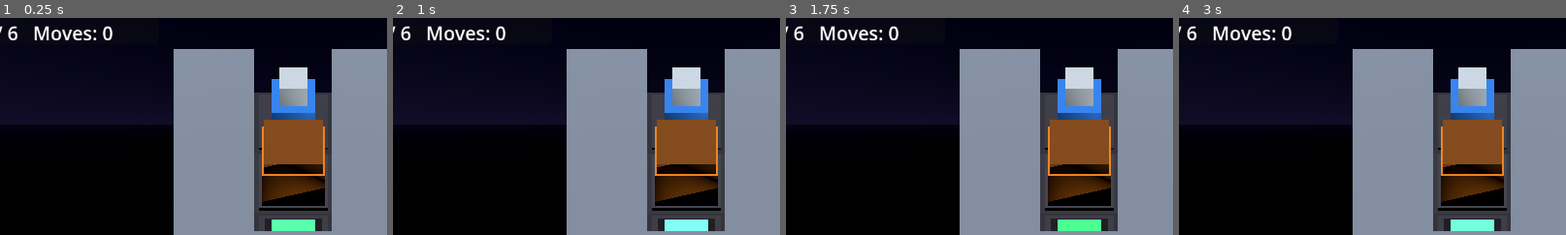
Above: before the commit, frames 1-4 (left to right).
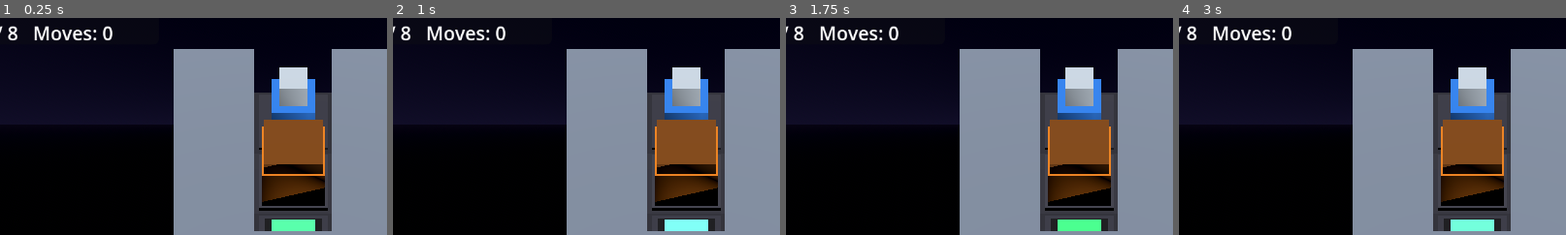
Above: after the commit, the same moments.

Repository: mk76work-design/Antigravity-Games
Game: Godot game, scene res://scenes/Main.tscn
Two runs of this game, one before a commit and one after it. Both use one fixed random seed, a clock stepped at 60 frames per second and the inputs below.
Inputs (mouse positions are % of the whole screen's width and height, from its top left):
- Up to frame 1 (0.25 s): no input
- Up to frame 2 (1 s): tap Enter at 0.5 s; move the mouse to (72, 45) at 0.52 s; hold Right (ui_right) from 0.53 s (still down); hold Shift from 0.53 s (still down); click (72, 45) at 0.67 s
- Up to frame 3 (1.75 s): release Right (ui_right) at 1.25 s; release Shift at 1.25 s; tap Space at 1.25 s; drag from (30, 55) to (45, 70) at 1.27 s
- Up to frame 4 (3 s): tap Enter at 2 s; move the mouse to (60, 28) at 2.02 s; hold Right (ui_right) 2.03-2.75 s; tap Ctrl at 2.1 s; tap Space at 2.75 s; drag from (45, 70) to (20, 35) at 2.77 s
The pictures show only the part of the screen within x 12-62%, y 4-54%; the shares and areas given below are measured in that part.

The runs differ from the first frame. In frame 1, 0.1% of the frame differs, in the area x 2-5%, y 3-11%; in frame 2, 0.1%; in frame 3, 0.1%; in frame 4, 0.1%.

Commit message:
Zero-G Cargo: エレベーター・ポータルギミックを追加
エレベーターとポータルを「2マスをペアで結ぶワープタイル」という共通の
仕組みでCargoBoardに実装した（表示テーマのみ異なる）。プレイヤーが
どちらかのマスに移動すると高さ・距離に関わらずペア先へ即座に転送され、
カーゴはワープタイルへ押し出せない。ASCIIレイアウトでは'E'(エレベー
ター)/'T'(ポータル)をそれぞれちょうど2個配置すると自動でペアになる。
エレベーターを使うLv7、ポータルを使うLv8を追加し、Python製BFSソルバー
にも同じワープ制約を反映して可解性を機械検証した。3D表示側はエレベー
ター(縞ポール+明滅ランプ)とポータル(自転する発光ディスク)の複合プリミ
ティブを追加し、プレイヤーの転送時は縮小→位置差し替え→拡大復元の
瞬間移動演出にした。GUTテストを18/18に拡張（ワープ専用テスト4件を
追加）。合成キーボード入力の統合テストが連続送信で不安定になる現象を
発見したため、`PlayerController._try_move()`の直接呼び出しに切り替えて
全8レベルの通しプレイとXvfbスクリーンショットで確認した。

Co-Authored-By: Claude Sonnet 5 <noreply@anthropic.com>
Claude-Session: https://claude.ai/code/session_01KNvKEFPUKfq7eSjuKoV6AZ

Diff:
--- a/ZeroGCargo/scripts/core/cargo_board.gd
+++ b/ZeroGCargo/scripts/core/cargo_board.gd
@@ -5,11 +5,17 @@
 ## 座標系: Vector2i(x, y) の x=列, y=行。UP は y-1（画面奥/上方向）とする。
 ## 高さ（段差）を持つ床にも対応する: プレイヤーは1段差までなら昇り降りできるが、
 ## カーゴは同じ高さの床同士でしか押し出せない（段差を越えて押せない）。
+## エレベーター/ポータルは「2マスをペアで結ぶワープタイル」として実装する:
+## プレイヤーがどちらかのマスに移動すると、高さ・距離に関わらずもう一方へ即座に転送される
+## （移動先マスへの通常の1段差ルールは適用された上で転送される）。カーゴは通過できない。
 
 const UP := Vector2i(0, -1)
 const DOWN := Vector2i(0, 1)
 const LEFT := Vector2i(-1, 0)
 const RIGHT := Vector2i(1, 0)
+
+const WARP_TYPE_ELEVATOR := "elevator"
+const WARP_TYPE_PORTAL := "portal"
 
 var width: int = 0
 var height: int = 0
@@ -17,15 +23,21 @@
 var targets: Dictionary = {}
 var boxes: Dictionary = {}
 var heights: Dictionary = {}  # Vector2i -> int（未指定マスは高さ0）
+var warps: Dictionary = {}  # Vector2i -> Vector2i（転送先。ペアの両側に相互登録）
+var warp_types: Dictionary = {}  # Vector2i -> String（表示用。WARP_TYPE_*）
 var player: Vector2i = Vector2i.ZERO
 
 
 ## レベルレイアウト（ASCII風文字列配列）からCargoBoardを構築する。
 ## 記号: '#'=壁 '.'=床(高さ0) '@'=プレイヤー初期位置 '$'=カーゴ '*'=目標パッド
 ## '1'〜'9'=床（その数字の高さ）。カーゴ・目標パッド・プレイヤー初期位置は高さ0扱い。
+## 'E'=エレベーターパッド（レベル内にちょうど2個でペアになる）
+## 'T'=ポータルパッド（同様にちょうど2個でペアになる）
 static func from_layout(layout: PackedStringArray) -> CargoBoard:
 	var board := CargoBoard.new()
 	board.height = layout.size()
+	var elevator_positions: Array = []
+	var portal_positions: Array = []
 	for row_index in layout.size():
 		var row: String = layout[row_index]
 		board.width = max(board.width, row.length())
@@ -41,9 +53,27 @@
 					board.boxes[pos] = true
 				"*":
 					board.targets[pos] = true
+				"E":
+					elevator_positions.append(pos)
+				"T":
+					portal_positions.append(pos)
 			if ch.is_valid_int() and ch != "0":
 				board.heights[pos] = ch.to_int()
+	board._link_warp_pair(elevator_positions, WARP_TYPE_ELEVATOR)
+	board._link_warp_pair(portal_positions, WARP_TYPE_PORTAL)
 	return board
+
+
+## 同種のワープ記号がちょうど2個あれば相互に転送先として登録する。
+func _link_warp_pair(positions: Array, warp_type: String) -> void:
+	if positions.size() != 2:
+		return
+	var a: Vector2i = positions[0]
+	var b: Vector2i = positions[1]
+	warps[a] = b
+	warps[b] = a
+	warp_types[a] = warp_type
+	warp_types[b] = warp_type
 
 
 func is_wall(pos: Vector2i) -> bool:
@@ -63,6 +93,19 @@
 	return heights.get(pos, 0)
 
 
+func is_warp(pos: Vector2i) -> bool:
+	return warps.has(pos)
+
+
+func get_warp_positions() -> Array:
+	return warps.keys()
+
+
+## ワープの種別（WARP_TYPE_ELEVATOR / WARP_TYPE_PORTAL）。ワープでなければ空文字列。
+func get_warp_type(pos: Vector2i) -> String:
+	return warp_types.get(pos, "")
+
+
 func get_player_position() -> Vector2i:
 	return player
 
@@ -78,6 +121,7 @@
 ## direction には UP/DOWN/LEFT/RIGHT 定数を渡す。
 ## プレイヤーの移動（カーゴがあれば押し出しを試行）に成功した場合 true を返す。
 ## 壁・盤面外・押し出し不能・段差制約違反の場合は盤面を変更せず false を返す。
+## 移動先がエレベーター/ポータルパッドの場合、移動完了後にペア先へ即座に転送される。
 func move(direction: Vector2i) -> bool:
 	var next_pos: Vector2i = player + direction
 	if is_wall(next_pos):
@@ -87,7 +131,7 @@
 		return false
 	if is_box(next_pos):
 		var box_next_pos: Vector2i = next_pos + direction
-		if is_wall(box_next_pos) or is_box(box_next_pos):
+		if is_wall(box_next_pos) or is_box(box_next_pos) or is_warp(box_next_pos):
 			return false
 		# カーゴは同じ高さの床同士でしか押し出せない（段差を越えて押せない）
 		if get_height(box_next_pos) != get_height(next_pos):
@@ -95,6 +139,8 @@
 		boxes.erase(next_pos)
 		boxes[box_next_pos] = true
 	player = next_pos
+	if is_warp(player):
+		player = warps[player]
 	return true
 
 
--- a/ZeroGCargo/scripts/core/level_data.gd
+++ b/ZeroGCargo/scripts/core/level_data.gd
@@ -5,6 +5,7 @@
 ## 記号の意味:
 ##   '#' 壁 / '.' 床(高さ0) / '@' プレイヤー初期位置 / '$' カーゴ / '*' 目標パッド
 ##   '1'〜'9' 床（その数字の高さ、プレイヤーは1段差まで昇り降り可・カーゴは同じ高さでしか押せない）
+##   'E' エレベーターパッド（レベル内に2個でペア） / 'T' ポータルパッド（同様に2個でペア）
 ##   カーゴが目標パッド上にある初期配置は表現しない（全レベル、カーゴは床上から開始する）
 ## 注意: Godot 4.3には行数の異なるネストした`const Array[PackedStringArray]`リテラルで
 ## メモリ破損を起こすエンジン側の不具合があるため、意図的に`const`ではなく`static var`にしている。
@@ -57,6 +58,24 @@
 		"#.#.*#",
 		"######",
 	],
+	# Lv7: 6x5, カーゴ1個（エレベーターギミック。壁で隔離された部屋へエレベーターで転送される）
+	[
+		"######",
+		"#@.E.#",
+		"######",
+		"#.E$*#",
+		"######",
+	],
+	# Lv8: 7x7, カーゴ2個（ポータルギミック。転送先の部屋で2個のカーゴを押し込む）
+	[
+		"#######",
+		"#@.T..#",
+		"#######",
+		"#.T...#",
+		"#.$.$.#",
+		"#.*.*.#",
+		"#######",
+	],
 ]
 
 
--- a/ZeroGCargo/scripts/nodes/board_view_3d.gd
+++ b/ZeroGCargo/scripts/nodes/board_view_3d.gd
@@ -25,6 +25,12 @@
 const TARGET_PULSE_DURATION := 0.9
 const TARGET_PULSE_MIN_ENERGY := 0.4
 const TARGET_PULSE_MAX_ENERGY := 1.6
+const WARP_PULSE_DURATION := 0.6
+const WARP_PULSE_MIN_ENERGY := 0.6
+const WARP_PULSE_MAX_ENERGY := 2.0
+const PORTAL_SPIN_DURATION := 2.0
+const WARP_TELEPORT_SHRINK_DURATION := 0.1
+const WARP_TELEPORT_GROW_DURATION := 0.14
 
 const COLOR_FLOOR_A := Color(0.22, 0.22, 0.26)
 const COLOR_FLOOR_A_INSET := Color(0.27, 0.27, 0.32)
@@ -36,12 +42,14 @@
 const COLOR_TARGET := Color(0.2, 0.75, 0.4)
 const COLOR_PLAYER := Color(0.2, 0.55, 1.0)
 const COLOR_RISER := Color(0.15, 0.15, 0.19)
+const COLOR_ELEVATOR := Color(1.0, 0.75, 0.1)
+const COLOR_PORTAL := Color(0.7, 0.25, 0.95)
 
 var _static_root: Node3D = null
 var _player_mesh: Node3D = null
 var _player_grid_pos: Vector2i = Vector2i.ZERO
 var _box_meshes: Dictionary = {}  # Vector2i(現在位置) -> Node3D(カーゴのroot)
-var _target_pulse_tweens: Array = []
+var _looping_tweens: Array = []
 
 
 ## レベル読込時に一度だけ呼ぶ。床・壁・目標パッドを含め全て再構築する。
@@ -70,6 +78,9 @@
 	for target_pos in board.get_target_positions():
 		_add_target_marker(board, target_pos)
 
+	for warp_pos in board.get_warp_positions():
+		_add_warp_marker(board, warp_pos)
+
 	for box_pos in board.get_box_positions():
 		var color: Color = COLOR_BOX_ON_TARGET if board.is_target(box_pos) else COLOR_BOX
 		var built: Dictionary = PrimitiveShapes.make_cargo_crate(BOX_SIZE, color)
@@ -90,9 +101,14 @@
 	var new_player_pos: Vector2i = board.get_player_position()
 	if new_player_pos != _player_grid_pos:
 		var delta: Vector2i = new_player_pos - _player_grid_pos
-		_player_mesh.look_at(_player_mesh.global_position + Vector3(delta.x, 0.0, delta.y), Vector3.UP)
+		var is_warp_jump: bool = absi(delta.x) + absi(delta.y) > 1
 		_player_grid_pos = new_player_pos
-		_tween_to(_player_mesh, _grid_to_world(new_player_pos, FLOOR_TOP + _elevation(board, new_player_pos)))
+		var destination: Vector3 = _grid_to_world(new_player_pos, FLOOR_TOP + _elevation(board, new_player_pos))
+		if is_warp_jump:
+			_tween_player_warp(destination)
+		else:
+			_player_mesh.look_at(_player_mesh.global_position + Vector3(delta.x, 0.0, delta.y), Vector3.UP)
+			_tween_to(_player_mesh, destination)
 
 	var new_box_positions: Array = board.get_box_positions()
 	var new_box_set: Dictionary = {}
@@ -125,6 +141,14 @@
 	tween.tween_property(node, "position", target_position, MOVE_TWEEN_DURATION)
 
 
+## エレベーター/ポータルによる転送用: その場で縮小 -> 位置を差し替え -> 拡大復元する「瞬間移動」演出。
+func _tween_player_warp(destination: Vector3) -> void:
+	var tween := create_tween()
+	tween.tween_property(_player_mesh, "scale", Vector3(0.05, 0.05, 0.05), WARP_TELEPORT_SHRINK_DURATION)
+	tween.tween_callback(func() -> void: _player_mesh.position = destination)
+	tween.tween_property(_player_mesh, "scale", Vector3.ONE, WARP_TELEPORT_GROW_DURATION)
+
+
 ## 押し出されたカーゴ用: 移動と同時に進行方向へスクイーズ→復元する（G-1: 発生→フォロースルー）。
 func _tween_box_move(node: Node3D, target_position: Vector3) -> void:
 	var tween := create_tween()
@@ -141,10 +165,10 @@
 
 
 func _clear() -> void:
-	for tween in _target_pulse_tweens:
+	for tween in _looping_tweens:
 		if is_instance_valid(tween):
 			tween.kill()
-	_target_pulse_tweens.clear()
+	_looping_tweens.clear()
 	if _static_root != null:
 		_static_root.queue_free()
 		_static_root = null
@@ -218,4 +242,36 @@
 	tween.set_loops()
 	tween.tween_property(mat, "emission_energy_multiplier", TARGET_PULSE_MAX_ENERGY, TARGET_PULSE_DURATION)
 	tween.tween_property(mat, "emission_energy_multiplier", TARGET_PULSE_MIN_ENERGY, TARGET_PULSE_DURATION)
-	_target_pulse_tweens.append(tween)
+	_looping_tweens.append(tween)
+
+
+## エレベーター/ポータルパッドを生成する。エレベーターはランプの明滅、
+## ポータルは明滅に加えてディスクの自転アニメーションを付与する。
+func _add_warp_marker(board: CargoBoard, warp_pos: Vector2i) -> void:
+	var warp_type: String = board.get_warp_type(warp_pos)
+	var built: Dictionary
+	if warp_type == CargoBoard.WARP_TYPE_PORTAL:
+		built = PrimitiveShapes.make_portal_pad(TARGET_SIZE, COLOR_PORTAL)
+	else:
+		built = PrimitiveShapes.make_elevator_pad(TARGET_SIZE, COLOR_ELEVATOR)
+
+	var root: Node3D = built["root"]
+	var primary_mesh: MeshInstance3D = built["primary_mesh"]
+	root.position = _grid_to_world(warp_pos, FLOOR_TOP + _elevation(board, warp_pos))
+	_static_root.add_child(root)
+
+	var box_mesh: BoxMesh = primary_mesh.mesh
+	var mat: StandardMaterial3D = box_mesh.material
+	mat.emission_energy_multiplier = WARP_PULSE_MIN_ENERGY
+
+	var pulse_tween := create_tween()
+	pulse_tween.set_loops()
+	pulse_tween.tween_property(mat, "emission_energy_multiplier", WARP_PULSE_MAX_ENERGY, WARP_PULSE_DURATION)
+	pulse_tween.tween_property(mat, "emission_energy_multiplier", WARP_PULSE_MIN_ENERGY, WARP_PULSE_DURATION)
+	_looping_tweens.append(pulse_tween)
+
+	if warp_type == CargoBoard.WARP_TYPE_PORTAL:
+		var spin_tween := create_tween()
+		spin_tween.set_loops()
+		spin_tween.tween_property(primary_mesh, "rotation:y", TAU, PORTAL_SPIN_DURATION).as_relative()
+		_looping_tweens.append(spin_tween)
--- a/ZeroGCargo/scripts/nodes/primitive_shapes.gd
+++ b/ZeroGCargo/scripts/nodes/primitive_shapes.gd
@@ -12,6 +12,9 @@
 const COLOR_CRATE_CAP := Color(0.55, 0.3, 0.05)
 const COLOR_ROBOT_HEAD := Color(0.85, 0.9, 0.95)
 const COLOR_ROBOT_EYE := Color(0.9, 0.95, 1.0)
+const COLOR_ELEVATOR_BASE := Color(0.3, 0.28, 0.15)
+const COLOR_ELEVATOR_PILLAR := Color(0.9, 0.7, 0.15)
+const COLOR_PORTAL_FRAME := Color(0.1, 0.08, 0.14)
 
 
 ## 単一のBoxMesh+単色マテリアルを持つMeshInstance3Dを生成する（親には追加しない）。
@@ -96,6 +99,54 @@
 	return {"root": root, "primary_mesh": body_mesh}
 
 
+## エレベーターパッド: 濃色のベース + 四隅の縞模様ポール + 中央で明滅するランプ（呼び出し側でTween制御）。
+static func make_elevator_pad(size: float, color: Color) -> Dictionary:
+	var root := Node3D.new()
+	var base_height: float = size * 0.15
+	root.add_child(make_box(Vector3(size * 1.3, base_height, size * 1.3), COLOR_ELEVATOR_BASE, Vector3(0, base_height * 0.5, 0)))
+
+	var pillar_height: float = size * 0.6
+	var pillar_size: float = size * 0.12
+	var offset: float = size * 0.55
+	for corner in [Vector2(1, 1), Vector2(1, -1), Vector2(-1, 1), Vector2(-1, -1)]:
+		root.add_child(
+			make_box(
+				Vector3(pillar_size, pillar_height, pillar_size),
+				COLOR_ELEVATOR_PILLAR,
+				Vector3(corner.x * offset, base_height + pillar_height * 0.5, corner.y * offset)
+			)
+		)
+
+	var lamp_size: float = size * 0.22
+	var lamp_mesh := make_box(
+		Vector3(lamp_size, lamp_size, lamp_size), color, Vector3(0, base_height + pillar_height + lamp_size * 0.5, 0)
+	)
+	var mat: StandardMaterial3D = lamp_mesh.mesh.material
+	mat.emission_enabled = true
+	mat.emission = color
+	root.add_child(lamp_mesh)
+
+	return {"root": root, "primary_mesh": lamp_mesh}
+
+
+## ポータルパッド: 暗色のフレームベース + 縦に立つ発光ディスク（呼び出し側で回転・パルスをTween制御）。
+static func make_portal_pad(size: float, color: Color) -> Dictionary:
+	var root := Node3D.new()
+	var base_height: float = size * 0.1
+	root.add_child(make_box(Vector3(size * 1.2, base_height, size * 1.2), COLOR_PORTAL_FRAME, Vector3(0, base_height * 0.5, 0)))
+
+	var disc_height: float = size * 0.9
+	var disc_mesh := make_box(
+		Vector3(size * 0.75, disc_height, size * 0.12), color, Vector3(0, base_height + disc_height * 0.5, 0)
+	)
+	var mat: StandardMaterial3D = disc_mesh.mesh.material
+	mat.emission_enabled = true
+	mat.emission = color
+	root.add_child(disc_mesh)
+
+	return {"root": root, "primary_mesh": disc_mesh}
+
+
 ## プレイヤー: 胴体 + 頭 + 前面の目(発光)の簡易ロボット。目の向きで移動方向を表現する。
 static func make_player_robot(size: float, color: Color) -> Node3D:
 	var root := Node3D.new()
--- /dev/null
+++ b/ZeroGCargo/tests/unit/test_cargo_board_warp.gd
@@ -0,0 +1,61 @@
+extends GutTest
+
+## CargoBoard: エレベーター('E')・ポータル('T')ワープタイルの検証。
+
+## プレイヤー(1,1) -> 床(2,1) -> エレベーター(3,1) はペア先(5,1)へ転送される。
+const ELEVATOR_LAYOUT: PackedStringArray = [
+	"#######",
+	"#@.E.E#",
+	"#######",
+]
+
+## プレイヤー(1,1) -> 床(2,1) -> ポータル(3,1) はペア先(5,1)へ転送される。
+const PORTAL_LAYOUT: PackedStringArray = [
+	"#######",
+	"#@.T.T#",
+	"#######",
+]
+
+## カーゴ(2,1)をエレベーター(3,1)へ押し出そうとしても失敗するレイアウト。
+const BLOCKED_PUSH_LAYOUT: PackedStringArray = [
+	"#####",
+	"#@$E#",
+	"#.E.#",
+	"#####",
+]
+
+
+func test_stepping_onto_elevator_teleports_to_paired_position() -> void:
+	var board := CargoBoard.from_layout(ELEVATOR_LAYOUT)
+	board.move(CargoBoard.RIGHT)  # (1,1) -> (2,1)
+	var moved := board.move(CargoBoard.RIGHT)  # (2,1) -> (3,1)エレベーター -> (5,1)へ転送
+
+	assert_true(moved)
+	assert_eq(board.get_player_position(), Vector2i(5, 1), "ペア先のエレベーターへ転送されるはず")
+
+
+func test_stepping_onto_portal_teleports_to_paired_position() -> void:
+	var board := CargoBoard.from_layout(PORTAL_LAYOUT)
+	board.move(CargoBoard.RIGHT)  # (1,1) -> (2,1)
+	var moved := board.move(CargoBoard.RIGHT)  # (2,1) -> (3,1)ポータル -> (5,1)へ転送
+
+	assert_true(moved)
+	assert_eq(board.get_player_position(), Vector2i(5, 1), "ペア先のポータルへ転送されるはず")
+
+
+func test_get_warp_type_reports_correct_type() -> void:
+	var elevator_board := CargoBoard.from_layout(ELEVATOR_LAYOUT)
+	var portal_board := CargoBoard.from_layout(PORTAL_LAYOUT)
+
+	assert_eq(elevator_board.get_warp_type(Vector2i(3, 1)), CargoBoard.WARP_TYPE_ELEVATOR)
+	assert_eq(portal_board.get_warp_type(Vector2i(3, 1)), CargoBoard.WARP_TYPE_PORTAL)
+	assert_eq(elevator_board.get_warp_type(Vector2i(2, 1)), "", "ワープでないマスは空文字列のはず")
+
+
+func test_cargo_cannot_be_pushed_onto_warp_tile() -> void:
+	var board := CargoBoard.from_layout(BLOCKED_PUSH_LAYOUT)
+	var moved := board.move(CargoBoard.RIGHT)
+
+	assert_false(moved, "カーゴをワープタイルへ押し出すことはできないはず")
+	assert_eq(board.get_player_position(), Vector2i(1, 1), "位置は変化しない")
+	assert_true(board.is_box(Vector2i(2, 1)), "カーゴは元の位置のまま")
--- a/ZeroGCargo/tests/unit/test_cargo_board_win_condition.gd
+++ b/ZeroGCargo/tests/unit/test_cargo_board_win_condition.gd
@@ -1,6 +1,6 @@
 extends GutTest
 
-## CargoBoard: クリア判定、および全6レベルの解手順による可解性検証。
+## CargoBoard: クリア判定、および全8レベルの解手順による可解性検証。
 ## 各レベルの手順は Python製BFSソルバーで事前に機械検証済みの最短解を用いる。
 
 ## プレイヤー(1,1) -> カーゴ(1,2) -> 目標(1,3) が縦一列に並ぶレイアウト。
@@ -30,6 +30,8 @@
 	["RIGHT", "DOWN", "UP", "RIGHT", "RIGHT", "DOWN", "LEFT", "DOWN", "DOWN"],
 	["RIGHT", "DOWN", "UP", "RIGHT", "DOWN", "UP", "RIGHT", "DOWN"],
 	["RIGHT", "RIGHT", "RIGHT", "DOWN"],
+	["RIGHT", "RIGHT", "RIGHT"],
+	["RIGHT", "RIGHT", "DOWN", "RIGHT", "UP", "RIGHT", "DOWN"],
 ]
 
 
Not shown, changed: GAME_REGISTRY.md
Not shown, changed: ZeroGCargo/docs/LESSONS_LEARNED.md
Not shown, changed: ZeroGCargo/docs/PROJECT_STRUCTURE.md
Not shown, changed: ZeroGCargo/docs/REPO_MAP.md
